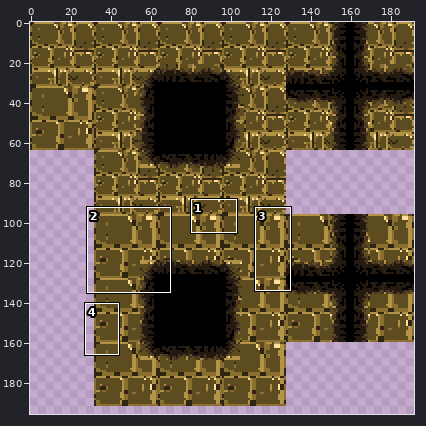
A sprite sheet gets an edit: 2DJumper/Assets/Art/StoneTile.png. The first picture is a wide view before the edit; the outline marks the close-up.
Close-up. Old version:
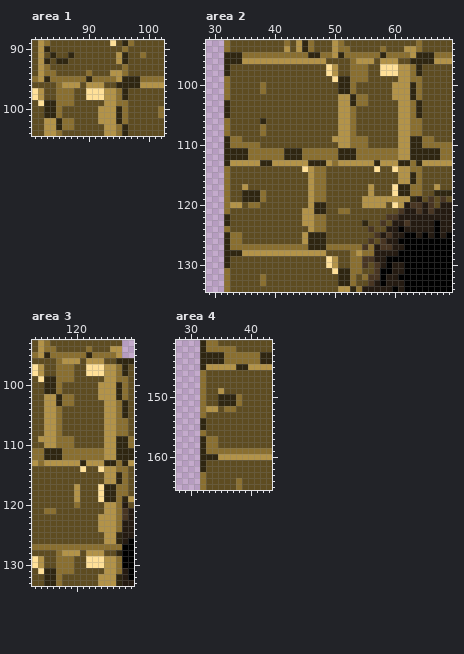
The file is 192x212 pixels. Shown: area 1: x 81..102, y 89..104; area 2: x 29..69, y 93..134; area 3: x 113..129, y 93..133; area 4: x 28..43, y 141..165. The wide view leaves out empty margins. The commit also changed other parts of the picture, which this record leaves out.
Once edited:
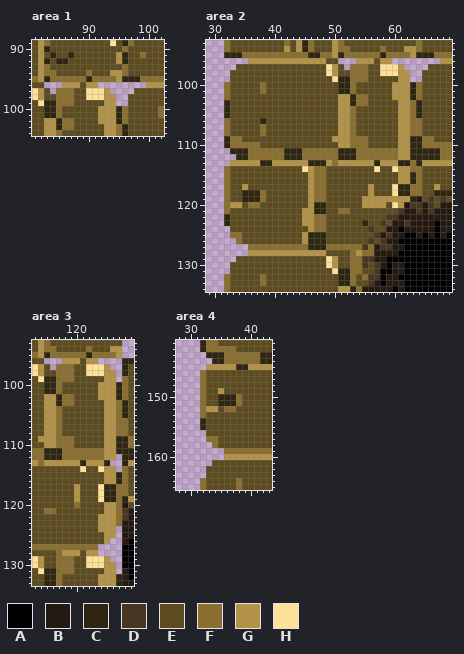
Palette (. is transparent): A #000000  B #241a11  C #2f2611  D #483522  E #5e4c21  F #8a6f30  G #b39348  H #ffe098
What changed:
Changed rows in their new state; - is an unchanged pixel.
Area 1:
first column x 83:
 96 ...------........
 97 -.---------....--
 98 ------------..---
 99 ------------..---
Area 2:
first column x 32:
 96 ....---------------...------........
 97 ..------------------.---------....--
 98 .------------------------------..---
 99 .------------------------------..---
first column x 32:
111 .-
112 ..
113 .-
first column x 32:
124 .---
125 .---
126 ..--
127 ....
128 ....
129 ..--
130 .---
131 .---
Area 3:
first column x 115:
 96 ...------....
 97 -.---------..
 98 ------------.
 99 ------------.
first column x 126:
112 -.
113 ..
114 -.
first column x 124:
124 ---.
125 ---.
126 --..
127 ....
128 ....
129 --..
130 ---.
131 ---.
Area 4:
first column x 32:
143 .-
144 ..
145 .-
first column x 32:
156 .---
157 .---
158 ..--
159 ....
160 ....
161 ..--
162 .---
163 .---
